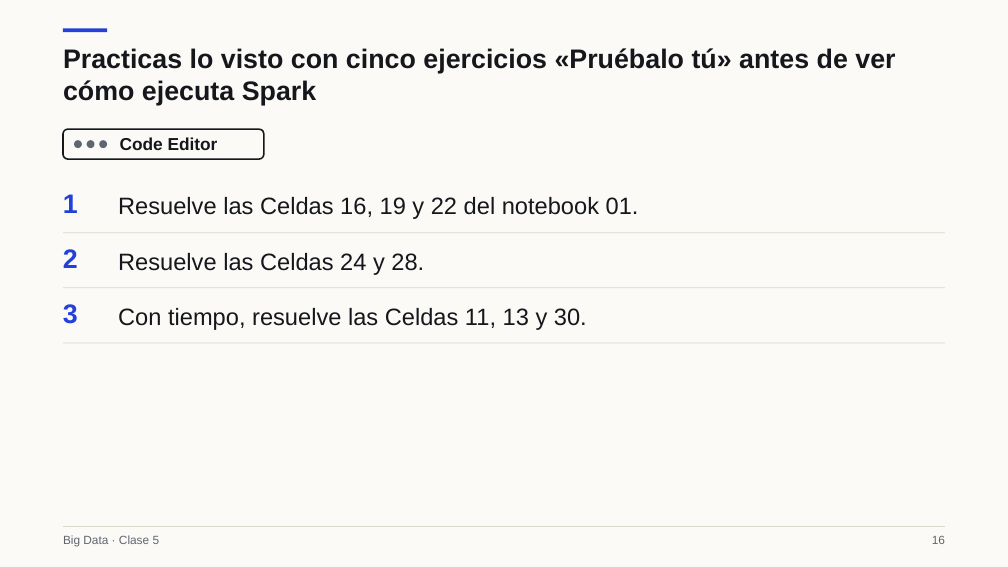
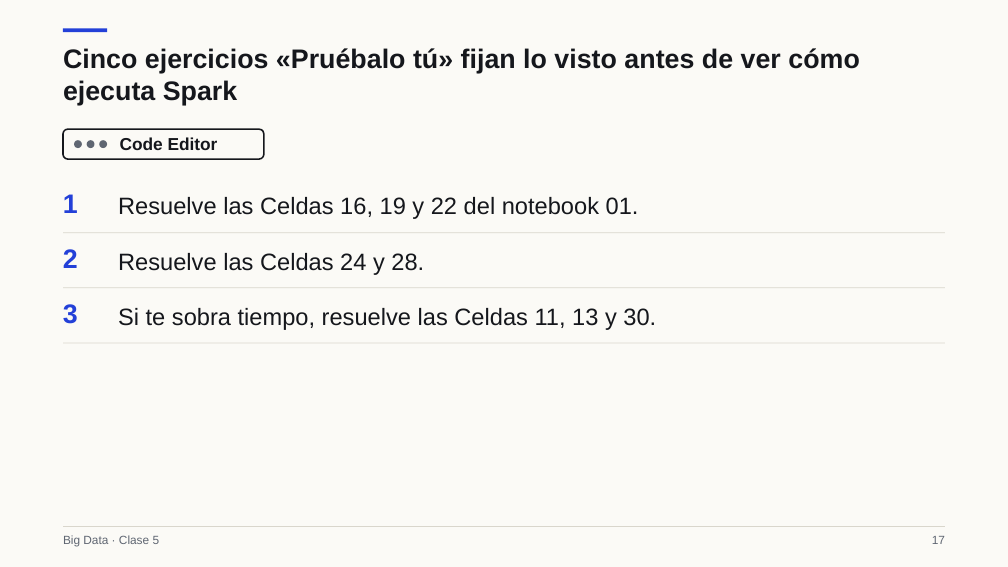
Before and after one commit to Apaezc/bigdata-udem-2026, a slide deck: slide 17 of curso/clase05/deck/slides.pptx (slide 16 before the commit). Drawn at 1008x567 pixels with LibreOffice and Linux fonts; fonts in the diff are those of the drawing. Boxes give left, top, right and bottom in pixels: in the first picture for what was removed or moved away, otherwise in the second. Text is boxed around its words. In the diff, an @@ line names an element or a change of style, - is before the commit and + after.

```diff
--- a/curso/clase05/deck/slides.pptx
+++ b/curso/clase05/deck/slides.pptx
@@ text at (x1=63, y1=48, x2=859, y2=105): text changed @@
-Practicas lo visto con cinco ejercicios «Pruébalo tú» antes de ver cómo ejecuta Spark
+Cinco ejercicios «Pruébalo tú» fijan lo visto antes de ver cómo ejecuta Spark
@@ text at (x1=118, y1=308, x2=656, y2=330): text changed @@
-Con tiempo, resuelve las Celdas 11, 13 y 30.
+Si te sobra tiempo, resuelve las Celdas 11, 13 y 30.
@@ text at (x1=932, y1=536, x2=945, y2=544): text changed @@
-16
+17
```
Also in this commit, not shown: 38 other slides changed, 3 slides added, 5 other files.
